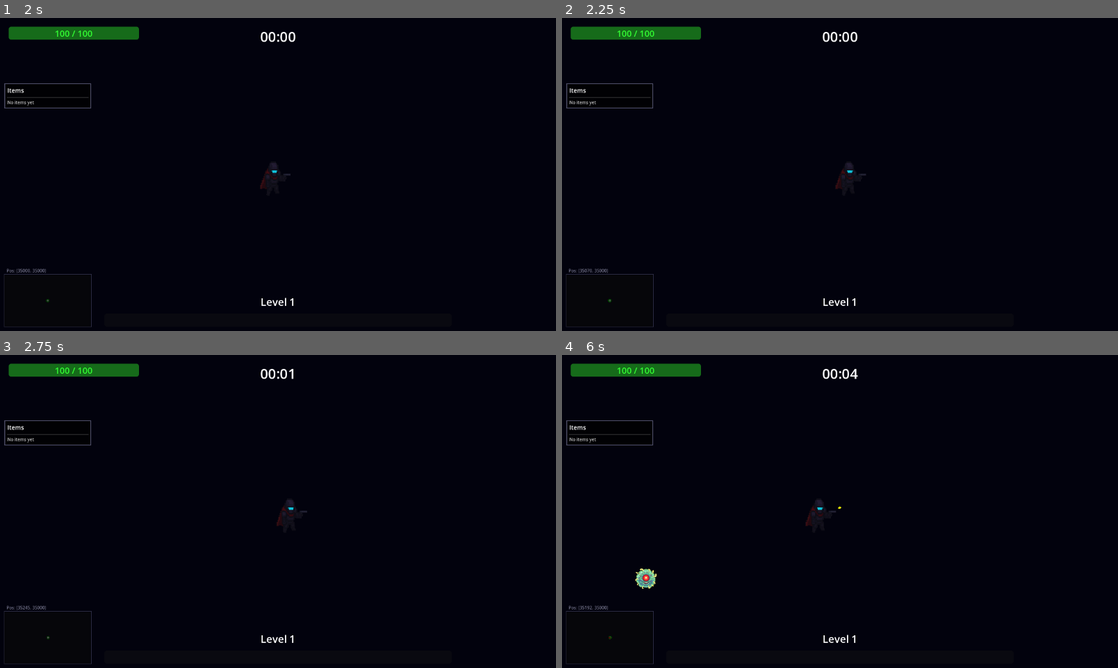
Above: before the commit, frames 1-4 (two rows, left to right).
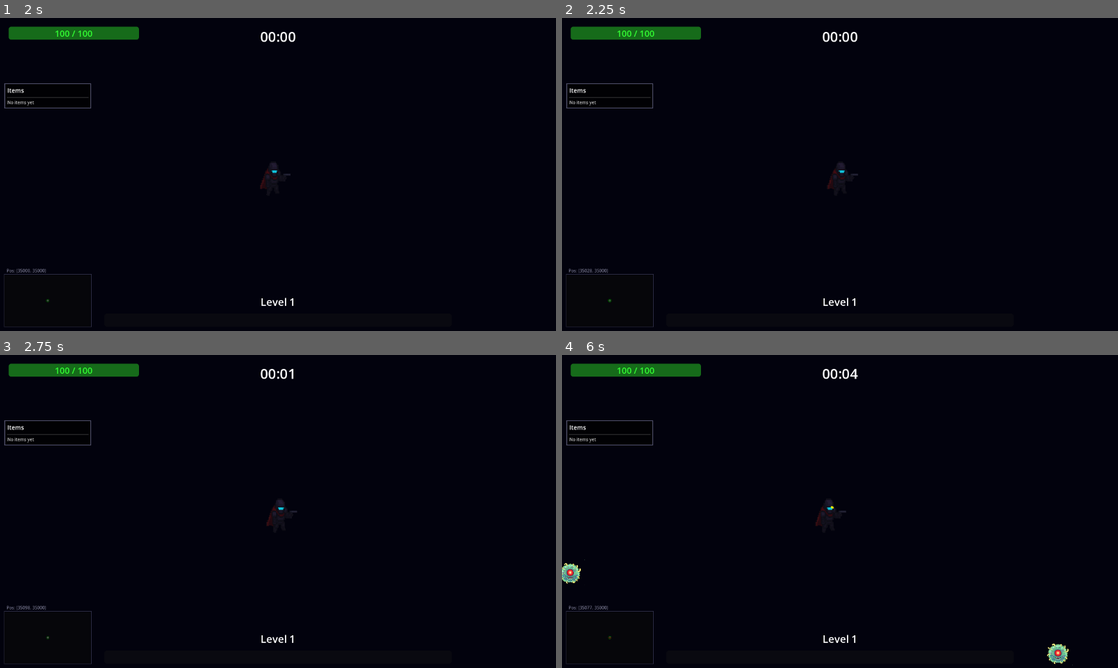
Above: after the commit, the same moments.

Repository: darkmage1000/Nebula-Revenant
Game: Godot game, scene res://MainMenu.tscn
The game is run twice, just before and just after one commit, with the same random seed, the same clock (stepped at 60 frames per second) and the same inputs.
Inputs:
- Up to frame 1 (2 s): click "[ START MISSION ]" at 0.5 s; click "SELECT" at 1.25 s
- Up to frame 2 (2.25 s): tap Enter (ui_accept) at 2 s; hold D (ui_right) from 2.03 s (still down)
- Up to frame 3 (2.75 s): keep holding D (ui_right); tap Enter (ui_accept) at 2.27 s
- Up to frame 4 (6 s): release D (ui_right) at 2.78 s; hold S (ui_down) 2.78-3.53 s; tap Enter (ui_accept) at 3.02, 4.52, 5, 5.27 s; hold D (ui_right) 3.53-4.28 s; hold W (ui_up) 4.28-5.03 s; hold A (ui_left) from 5.03 s (still down)

Frame 1 is identical in both runs. In frame 2, 0.1% of the frame differs, in the area x 4-55%, y 46-91%; in frame 3, 0.1%; in frame 4, 0.7%, in the area x 0-92%, y 46-100%.

Commit message:
Major balance pass: increase difficulty and nerf power creep
DIFFICULTY SCALING:
- Increased difficulty_mult gain: 0.5 → 1.0 per 90-second interval
- Faster spawn rate scaling: 0.85 → 0.70 multiplier (spawns ramp up much faster)
- Lower spawn_rate minimum: 0.4 → 0.3 seconds (allows more aggressive late game)

PLAYER BASE STATS:
- Nerfed base move speed: 350 → 140 (just under mob base speed of 150)
- Creates more tactical gameplay requiring speed upgrades

ITEM NERFS - Health Sustain:
Common (Yellow):
- Old Bandage: 1.0 → 0.5 HP/sec regen

Blue (Uncommon):
- Vampire Fang: 3% → 1.5% lifesteal

Green (Rare):
- Phoenix Feather: 2.0 → 1.0 HP/sec regen

Purple (Legendary):
- Immortal's Blessing: 4.0 → 2.0 HP/sec regen
- Soul Reaper: 10% → 5% lifesteal

ITEM NERFS - Damage:
Common (Yellow):
- Cracked Lens: 10% → 5% damage

Green (Rare):
- Berserker's Rage: 50% → 25% damage

Purple (Legendary):
- God Slayer's Wrath: 100% → 50% damage (no longer doubles damage)
- Soul Reaper: 100% → 50% damage
- Apocalypse Engine: 75% → 40% damage (other stats still 75%)

These changes make the game significantly more challenging by:
1. Spawning enemies faster over time
2. Making player slower than enemies by default
3. Reducing healing/sustain options
4. Lowering raw damage scaling

Diff:
--- a/Chest.gd
+++ b/Chest.gd
@@ -27,10 +27,10 @@
 		},
 		{
 			"name": "Old Bandage",
-			"description": "+1 HP/sec Regeneration",
+			"description": "+0.5 HP/sec Regeneration",
 			"effect_type": "stat",
 			"stat": "health_regen",
-			"value": 1.0,
+			"value": 0.5,
 			"icon_color": Color(1.0, 0.9, 0.3)
 		},
 		{
@@ -51,20 +51,20 @@
 		},
 		{
 			"name": "Cracked Lens",
-			"description": "+10% Damage",
+			"description": "+5% Damage",
 			"effect_type": "stat",
 			"stat": "damage_mult",
-			"value": 0.1,
+			"value": 0.05,
 			"icon_color": Color(1.0, 0.9, 0.3)
 		}
 	],
 	"blue": [  # UNCOMMON - Better boosts + special effects
 		{
 			"name": "Vampire Fang",
-			"description": "+3% Lifesteal",  # REDUCED from 8% - was too strong
+			"description": "+1.5% Lifesteal",  # HEAVILY NERFED - was 3%, now 1.5%
 			"effect_type": "stat",
 			"stat": "lifesteal",
-			"value": 0.03,
+			"value": 0.015,
 			"icon_color": Color(0.3, 0.6, 1.0)
 		},
 		{
@@ -111,18 +111,18 @@
 	"green": [  # RARE - Powerful effects
 		{
 			"name": "Phoenix Feather",
-			"description": "+2 HP/sec Regeneration",  # REDUCED from 5 - was too strong
+			"description": "+1 HP/sec Regeneration",  # HEAVILY NERFED - was 2, now 1
 			"effect_type": "stat",
 			"stat": "health_regen",
-			"value": 2.0,
+			"value": 1.0,
 			"icon_color": Color(0.2, 1.0, 0.3)
 		},
 		{
 			"name": "Berserker's Rage",
-			"description": "+50% Damage",
+			"description": "+25% Damage",
 			"effect_type": "stat",
 			"stat": "damage_mult",
-			"value": 0.5,
+			"value": 0.25,
 			"icon_color": Color(0.2, 1.0, 0.3)
 		},
 		{
@@ -161,19 +161,19 @@
 	"purple": [  # LEGENDARY - Game-changing items
 		{
 			"name": "God Slayer's Wrath",
-			"description": "x2 Damage Forever",
+			"description": "+50% Damage",
 			"effect_type": "stat",
 			"stat": "damage_mult",
-			"value": 1.0,  # Multiplies by 2
+			"value": 0.5,  # NERFED - was 1.0 (x2), now 0.5 (+50%)
 			"icon_color": Color(0.8, 0.3, 1.0)
 		},
 		{
 			"name": "Immortal's Blessing",
-			"description": "+300 HP + 4 HP/sec Regen",  # REDUCED regen from 10
+			"description": "+300 HP + 2 HP/sec Regen",  # HEAVILY NERFED - was 4, now 2
 			"effect_type": "multi",
 			"effects": [
 				{"stat": "max_health", "value": 300},
-				{"stat": "health_regen", "value": 4.0}
+				{"stat": "health_regen", "value": 2.0}
 			],
 			"icon_color": Color(0.8, 0.3, 1.0)
 		},
@@ -199,20 +199,20 @@
 		},
 		{
 			"name": "Soul Reaper",
-			"description": "+10% Lifesteal + +100% Damage",  # REDUCED lifesteal from 25%
-			"effect_type": "multi",
-			"effects": [
-				{"stat": "lifesteal", "value": 0.10},
-				{"stat": "damage_mult", "value": 1.0}
+			"description": "+5% Lifesteal + +50% Damage",  # HEAVILY NERFED - lifesteal 10→5%, damage 100→50%
+			"effect_type": "multi",
+			"effects": [
+				{"stat": "lifesteal", "value": 0.05},
+				{"stat": "damage_mult", "value": 0.5}
 			],
 			"icon_color": Color(0.8, 0.3, 1.0)
 		},
 		{
 			"name": "Apocalypse Engine",
-			"description": "+75% All Stats",
-			"effect_type": "multi",
-			"effects": [
-				{"stat": "damage_mult", "value": 0.75},
+			"description": "+40% Damage, +75% Other Stats",
+			"effect_type": "multi",
+			"effects": [
+				{"stat": "damage_mult", "value": 0.40},
 				{"stat": "attack_speed_mult", "value": 0.75},
 				{"stat": "speed", "value": 0.75},
 				{"stat": "aoe_mult", "value": 0.75}
--- a/main_game.gd
+++ b/main_game.gd
@@ -156,8 +156,8 @@
 
 	# 90-SEC TANKIER + FASTER (was 2 min)
 	if fmod(game_time, TANKIER_INTERVAL) < delta:
-		difficulty_mult += 0.5  # REDUCED! Was 1.0, now 0.5 per interval
-		spawn_rate = max(0.4, spawn_rate * 0.85)  # SLOWER RAMP! Was 0.75, now 0.85
+		difficulty_mult += 1.0  # INCREASED! Was 0.5, now 1.0 per interval for more challenge
+		spawn_rate = max(0.3, spawn_rate * 0.70)  # FASTER RAMP! Was 0.85, now 0.70 for aggressive scaling
 		print("⚡ DIFFICULTY UP! HP×%.1f | Spawn: %.2fs" % [difficulty_mult, spawn_rate])
 
 	# FIRST BOSS @ 2:30 (for testing)
--- a/player.gd
+++ b/player.gd
@@ -17,7 +17,7 @@
 	"shield_recharge_rate": 5.0,
 	"lifesteal": 0.0,
 	"armor": 0,
-	"speed": 350.0,  # NERFED from 600 - much better for huge map!
+	"speed": 140.0,  # HEAVILY NERFED - just under mob base speed (150) for more challenge!
 	"attack_speed_mult": 1.0,
 	"damage_mult": 1.0,
 	"aoe_mult": 1.0,
